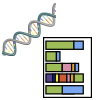
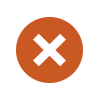
Layered file, before and after one edit (100×100). Changes by layer:
added layer "Vector Smart Object" (5th of 15) above "Vector Smart Object" over [16, 17, 83, 83]
hid "Vector Smart Object" (6th of 15) over [2, 3, 56, 56]
hid "Vector Smart Object" (7th of 15) over [43, 37, 92, 98]
